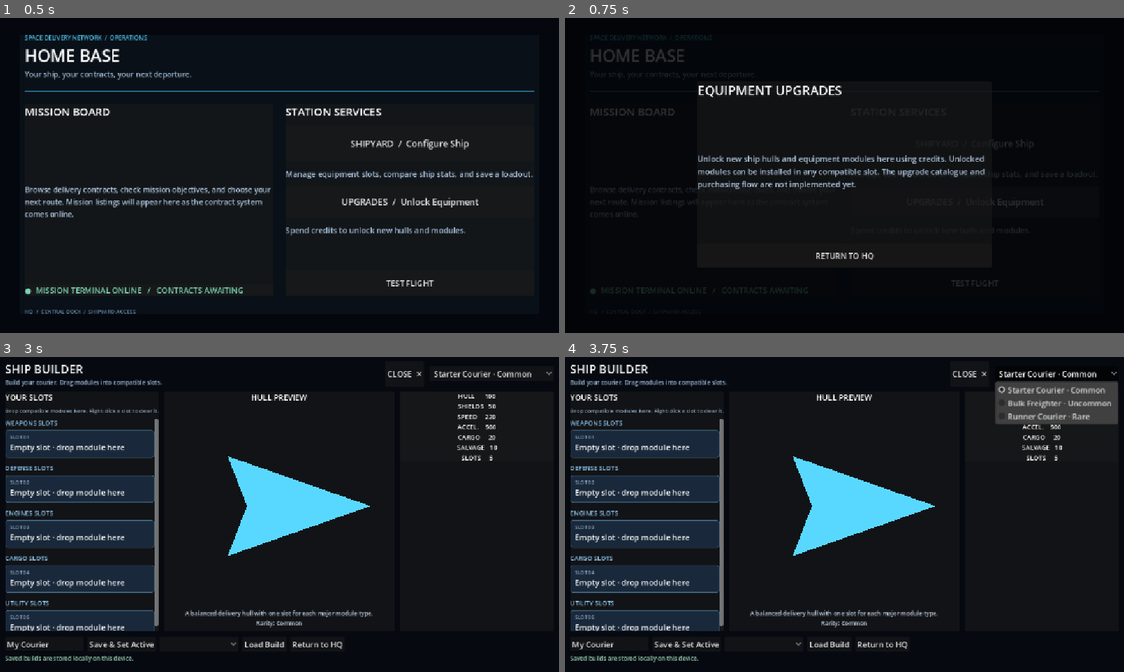
Above: before the commit, frames 1-4 (two rows, left to right).
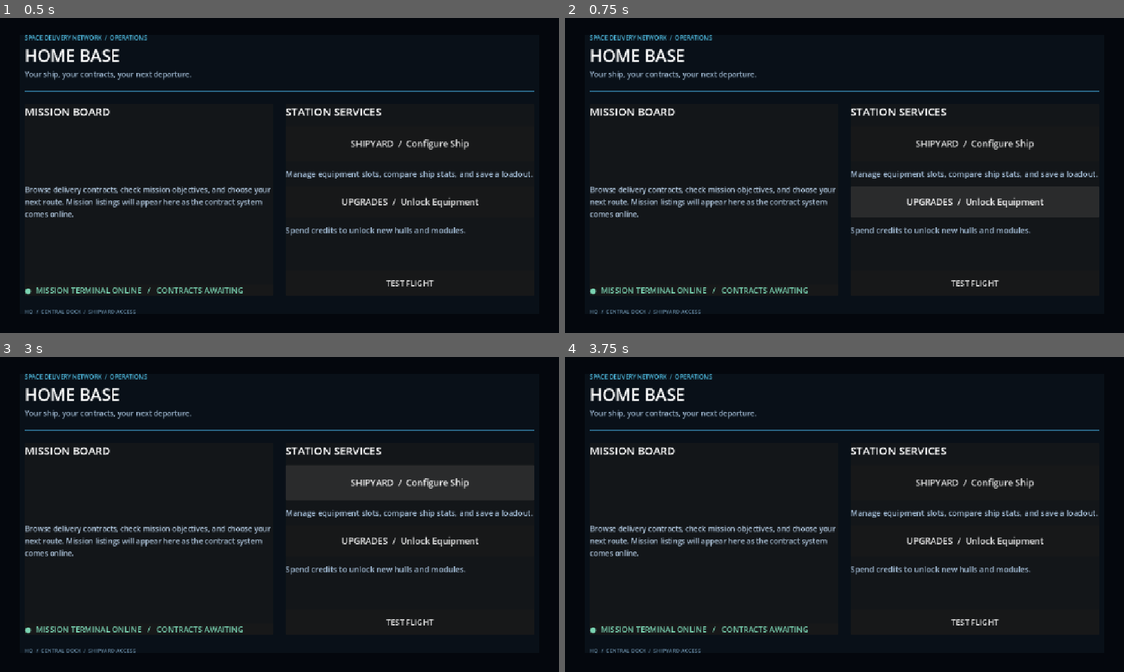
Above: after the commit, the same moments.

Repository: Bbran4/SpaceDelivery
Game: Godot game, scene res://scenes/hq.tscn
Two runs of this game, one before a commit and one after it. Both use one fixed random seed, a clock stepped at 60 frames per second and the inputs below.
Inputs (mouse positions are in pixels of both pictures, inside the frame that each line leads up to):
- Up to frame 1 (0.5 s): no input
- Up to frame 2 (0.75 s): click "UPGRADES / Unlock Equipment" at 0.5 s
- Up to frame 3 (3 s): click "TEST FLIGHT" at 1.25 s; click (279, 593) at 2 s, where only the run before the commit has a clickable "RETURN TO HQ"; click "SHIPYARD / Configure Ship" at 2.75 s
- Up to frame 4 (3.75 s): click (1056, 372) at 3.5 s, where only the run before the commit has a clickable "Starter Courier · Common"

Frame 1 is identical in both runs. In frame 2, 9.5% of the frame differs, in the area x 4-96%, y 5-94%; in frame 3, 23%; in frame 4, 25%, in the area x 1-99%, y 2-98%.
Error after the commit: Parse Error: Cannot assign a value of type "bool" as "TextServer.AutowrapMode". (res://scripts/hq.gd:226)

Commit message:
Build selectable mission board and Deliver state

Diff:
--- a/scripts/hq.gd
+++ b/scripts/hq.gd
@@ -1,8 +1,311 @@
 extends Control
 class_name HQScreen
 
+const MISSION_PATHS: Array[String] = [
+	"res://resources/missions/priority_medical_shipment.tres",
+	"res://resources/missions/fragile_relay_components.tres",
+]
+
 @onready var ship_builder: ShipBuilder = %ShipBuilder
 @onready var upgrades_overlay: Control = %UpgradesOverlay
+@onready var welcome_content: VBoxContainer = $Margin/Layout/MainContent/WelcomePanel/WelcomeContent
+@onready var welcome_text: Label = $Margin/Layout/MainContent/WelcomePanel/WelcomeContent/WelcomeText
+@onready var status_panel: PanelContainer = $Margin/Layout/MainContent/WelcomePanel/WelcomeContent/StatusPanel
+@onready var status_label: Label = $Margin/Layout/MainContent/WelcomePanel/WelcomeContent/StatusPanel/StatusLabel
+@onready var services: VBoxContainer = $Margin/Layout/MainContent/ServicesPanel/Services
+@onready var test_flight_button: Button = $Margin/Layout/MainContent/ServicesPanel/Services/TestFlightButton
+
+var available_missions: Array[MissionDefinition] = []
+var selected_mission: MissionDefinition
+var selected_branch_node_id: StringName = &""
+var mission_list: VBoxContainer
+var selected_details: VBoxContainer
+var route_preview: VBoxContainer
+var deliver_button: Button
+
+
+func _ready() -> void:
+	_load_missions()
+	_build_mission_board()
+	_build_deliver_button()
+
+
+func _load_missions() -> void:
+	available_missions.clear()
+	for mission_path: String in MISSION_PATHS:
+		var mission: MissionDefinition = load(mission_path) as MissionDefinition
+		if mission == null:
+			push_warning("Could not load mission definition: " + mission_path)
+			continue
+		var validation_errors: PackedStringArray = mission.validate_route_graph()
+		if not validation_errors.is_empty():
+			push_warning("Mission '%s' has an invalid route graph: %s" % [
+				mission.mission_id,
+				"; ".join(validation_errors),
+			])
+			continue
+		available_missions.append(mission)
+
+
+func _build_mission_board() -> void:
+	welcome_text.visible = false
+	status_panel.visible = true
+	status_label.text = "SELECT A CONTRACT TO REVIEW ITS ROUTE"
+
+	var scroll: ScrollContainer = ScrollContainer.new()
+	scroll.name = "MissionBoardScroll"
+	scroll.size_flags_vertical = Control.SIZE_EXPAND_FILL
+	scroll.size_flags_horizontal = Control.SIZE_EXPAND_FILL
+	scroll.custom_minimum_size = Vector2(0, 430)
+
+	var board_content: VBoxContainer = VBoxContainer.new()
+	board_content.name = "MissionBoardContent"
+	board_content.size_flags_horizontal = Control.SIZE_EXPAND_FILL
+	board_content.add_theme_constant_override("separation", 12)
+	scroll.add_child(board_content)
+
+	var contracts_heading: Label = Label.new()
+	contracts_heading.text = "AVAILABLE CONTRACTS"
+	contracts_heading.add_theme_font_size_override("font_size", 13)
+	contracts_heading.add_theme_color_override("font_color", Color(0.45, 0.78, 0.92))
+	board_content.add_child(contracts_heading)
+
+	mission_list = VBoxContainer.new()
+	mission_list.name = "MissionList"
+	mission_list.add_theme_constant_override("separation", 6)
+	board_content.add_child(mission_list)
+
+	selected_details = VBoxContainer.new()
+	selected_details.name = "SelectedMissionDetails"
+	selected_details.add_theme_constant_override("separation", 7)
+	board_content.add_child(selected_details)
+
+	var route_heading: Label = Label.new()
+	route_heading.text = "ROUTE MAP"
+	route_heading.add_theme_font_size_override("font_size", 13)
+	route_heading.add_theme_color_override("font_color", Color(0.45, 0.78, 0.92))
+	board_content.add_child(route_heading)
+
+	route_preview = VBoxContainer.new()
+	route_preview.name = "RoutePreview"
+	route_preview.add_theme_constant_override("separation", 5)
+	board_content.add_child(route_preview)
+
+	welcome_content.add_child(scroll)
+	welcome_content.move_child(scroll, 1)
+	_refresh_mission_list()
+	_show_empty_selection()
+
+
+func _build_deliver_button() -> void:
+	deliver_button = Button.new()
+	deliver_button.name = "DeliverButton"
+	deliver_button.text = "DELIVER  /  SELECT A CONTRACT"
+	deliver_button.custom_minimum_size = Vector2(0, 52)
+	deliver_button.size_flags_horizontal = Control.SIZE_EXPAND_FILL
+	deliver_button.disabled = true
+	deliver_button.pressed.connect(_on_deliver_pressed)
+	services.add_child(deliver_button)
+	services.move_child(deliver_button, services.get_child_count() - 2)
+
+
+func _refresh_mission_list() -> void:
+	_clear_children(mission_list)
+	for mission: MissionDefinition in available_missions:
+		var mission_button: Button = Button.new()
+		mission_button.toggle_mode = true
+		mission_button.button_pressed = mission == selected_mission
+		mission_button.text = "%s\n%s  ·  %d CR" % [
+			mission.title,
+			mission.client_name,
+			mission.base_reward_credits,
+		]
+		mission_button.custom_minimum_size = Vector2(0, 58)
+		mission_button.size_flags_horizontal = Control.SIZE_EXPAND_FILL
+		mission_button.alignment = HORIZONTAL_ALIGNMENT_LEFT
+		mission_button.pressed.connect(_on_mission_button_pressed.bind(mission))
+		mission_list.add_child(mission_button)
+
+
+func _on_mission_button_pressed(mission: MissionDefinition) -> void:
+	selected_mission = mission
+	selected_branch_node_id = _get_default_branch_id(mission)
+	deliver_button.disabled = false
+	deliver_button.text = "DELIVER  /  %s" % mission.title.to_upper()
+	status_label.text = "CONTRACT SELECTED  /  REVIEW ROUTE BEFORE DEPARTURE"
+	_refresh_mission_list()
+	_refresh_selected_details()
+	_refresh_route_preview()
+
+
+func _show_empty_selection() -> void:
+	_clear_children(selected_details)
+	_clear_children(route_preview)
+	var prompt: Label = Label.new()
+	prompt.text = "Select a contract above to inspect the cargo, payout, and route options."
+	prompt.autowrap_mode = TextServer.AUTOWRAP_WORD_SMART
+	prompt.add_theme_color_override("font_color", Color(0.64, 0.74, 0.84))
+	selected_details.add_child(prompt)
+
+	var empty_route: Label = Label.new()
+	empty_route.text = "DISPATCH  →  ROUTE CHOICE  →  DESTINATION"
+	empty_route.autowrap_mode = TextServer.AUTOWRAP_WORD_SMART
+	empty_route.add_theme_color_override("font_color", Color(0.48, 0.61, 0.72))
+	route_preview.add_child(empty_route)
+
+
+func _refresh_selected_details() -> void:
+	_clear_children(selected_details)
+	if selected_mission == null:
+		return
+
+	var title_label: Label = Label.new()
+	title_label.text = selected_mission.title
+	title_label.add_theme_font_size_override("font_size", 17)
+	selected_details.add_child(title_label)
+
+	var client_label: Label = Label.new()
+	client_label.text = "CLIENT  /  %s" % selected_mission.client_name
+	client_label.add_theme_color_override("font_color", Color(0.45, 0.78, 0.92))
+	client_label.autowrap_mode = TextServer.AUTOWRAP_WORD_SMART
+	selected_details.add_child(client_label)
+
+	var cargo_label: Label = Label.new()
+	cargo_label.text = "CARGO  /  %s\nDESTINATION  /  %s\nBASE PAYOUT  /  %d CR  ·  RISK  /  %s" % [
+		selected_mission.cargo_description,
+		selected_mission.destination_name,
+		selected_mission.base_reward_credits,
+		selected_mission.risk_label,
+	]
+	cargo_label.autowrap_mode = TextServer.AUTOWRAP_WORD_SMART
+	selected_details.add_child(cargo_label)
+
+	var briefing_label: Label = Label.new()
+	briefing_label.text = selected_mission.briefing
+	briefing_label.autowrap_mode = TextServer.AUTOWRAP_WORD_SMART
+	briefing_label.add_theme_color_override("font_color", Color(0.69, 0.78, 0.87))
+	selected_details.add_child(briefing_label)
+
+
+func _refresh_route_preview() -> void:
+	_clear_children(route_preview)
+	if selected_mission == null:
+		return
+
+	var start_node: MissionRouteNode = selected_mission.get_route_node(selected_mission.start_node_id)
+	if start_node == null:
+		return
+	_add_route_marker(start_node.title, "START")
+
+	var choice_node: MissionRouteNode
+	for route_node: MissionRouteNode in selected_mission.route_nodes:
+		if route_node.node_kind == MissionRouteNode.NodeKind.CHOICE:
+			choice_node = route_node
+			break
+
+	if choice_node != null:
+		_add_route_connector()
+		_add_route_marker(choice_node.title, "CHOOSE A BRANCH")
+		var branch_row: HBoxContainer = HBoxContainer.new()
+		branch_row.add_theme_constant_override("separation", 6)
+		for branch_id: StringName in choice_node.next_node_ids:
+			var branch: MissionRouteNode = selected_mission.get_route_node(branch_id)
+			if branch == null:
+				continue
+			var branch_button: Button = Button.new()
+			branch_button.toggle_mode = true
+			branch_button.button_pressed = branch.node_id == selected_branch_node_id
+			branch_button.text = "%s\nRISK %d  ·  +%d CR" % [
+				branch.title,
+				branch.risk,
+				branch.bonus_credits,
+			]
+			branch_button.custom_minimum_size = Vector2(0, 64)
+			branch_button.size_flags_horizontal = Control.SIZE_EXPAND_FILL
+			branch_button.size_flags_vertical = Control.SIZE_SHRINK_BEGIN
+			branch_button.autowrap_mode = true
+			branch_button.pressed.connect(_on_branch_selected.bind(branch.node_id))
+			branch_row.add_child(branch_button)
+		route_preview.add_child(branch_row)
+
+		var selected_branch: MissionRouteNode = selected_mission.get_route_node(selected_branch_node_id)
+		if selected_branch != null:
+			var branch_detail: Label = Label.new()
+			branch_detail.text = selected_branch.description
+			branch_detail.autowrap_mode = TextServer.AUTOWRAP_WORD_SMART
+			branch_detail.add_theme_color_override("font_color", Color(0.69, 0.78, 0.87))
+			route_preview.add_child(branch_detail)
+
+	var merge_node: MissionRouteNode
+	var destination_node: MissionRouteNode = selected_mission.get_route_node(selected_mission.destination_node_id)
+	for route_node: MissionRouteNode in selected_mission.route_nodes:
+		if route_node.next_node_ids.has(selected_mission.destination_node_id):
+			merge_node = route_node
+			break
+
+	if merge_node != null:
+		_add_route_connector()
+		_add_route_marker(merge_node.title, "ROUTES REJOIN")
+	if destination_node != null:
+		_add_route_connector()
+		_add_route_marker(destination_node.title, "DELIVERY DESTINATION")
+
+
+func _on_branch_selected(branch_id: StringName) -> void:
+	selected_branch_node_id = branch_id
+	_refresh_route_preview()
+
+
+func _get_default_branch_id(mission: MissionDefinition) -> StringName:
+	for route_node: MissionRouteNode in mission.route_nodes:
+		if route_node.node_kind == MissionRouteNode.NodeKind.CHOICE and not route_node.next_node_ids.is_empty():
+			return route_node.next_node_ids[0]
+	return &""
+
+
+func _add_route_connector() -> void:
+	var connector: Label = Label.new()
+	connector.text = "↓"
+	connector.horizontal_alignment = HORIZONTAL_ALIGNMENT_CENTER
+	connector.add_theme_color_override("font_color", Color(0.42, 0.64, 0.76))
+	route_preview.add_child(connector)
+
+
+func _add_route_marker(title: String, subtitle: String) -> void:
+	var marker: PanelContainer = PanelContainer.new()
+	marker.size_flags_horizontal = Control.SIZE_EXPAND_FILL
+	var content: VBoxContainer = VBoxContainer.new()
+	content.add_theme_constant_override("separation", 2)
+	var title_label: Label = Label.new()
+	title_label.text = title
+	title_label.autowrap_mode = TextServer.AUTOWRAP_WORD_SMART
+	var subtitle_label: Label = Label.new()
+	subtitle_label.text = subtitle
+	subtitle_label.add_theme_font_size_override("font_size", 10)
+	subtitle_label.add_theme_color_override("font_color", Color(0.45, 0.78, 0.92))
+	content.add_child(title_label)
+	content.add_child(subtitle_label)
+	marker.add_child(content)
+	route_preview.add_child(marker)
+
+
+func _clear_children(container: Node) -> void:
+	for child: Node in container.get_children():
+		container.remove_child(child)
+		child.queue_free()
+
+
+func _on_deliver_pressed() -> void:
+	if selected_mission == null:
+		deliver_button.disabled = true
+		return
+	var selected_branch: MissionRouteNode = selected_mission.get_route_node(selected_branch_node_id)
+	var branch_name: String = selected_branch.title if selected_branch != null else "Default route"
+	status_label.text = "READY FOR DEPARTURE  /  %s  /  %s" % [
+		selected_mission.title,
+		branch_name,
+	]
+	push_warning("Mission launch is the next implementation step; the selected contract and route are ready.")
 
 
 func _on_shipyard_pressed() -> void:
